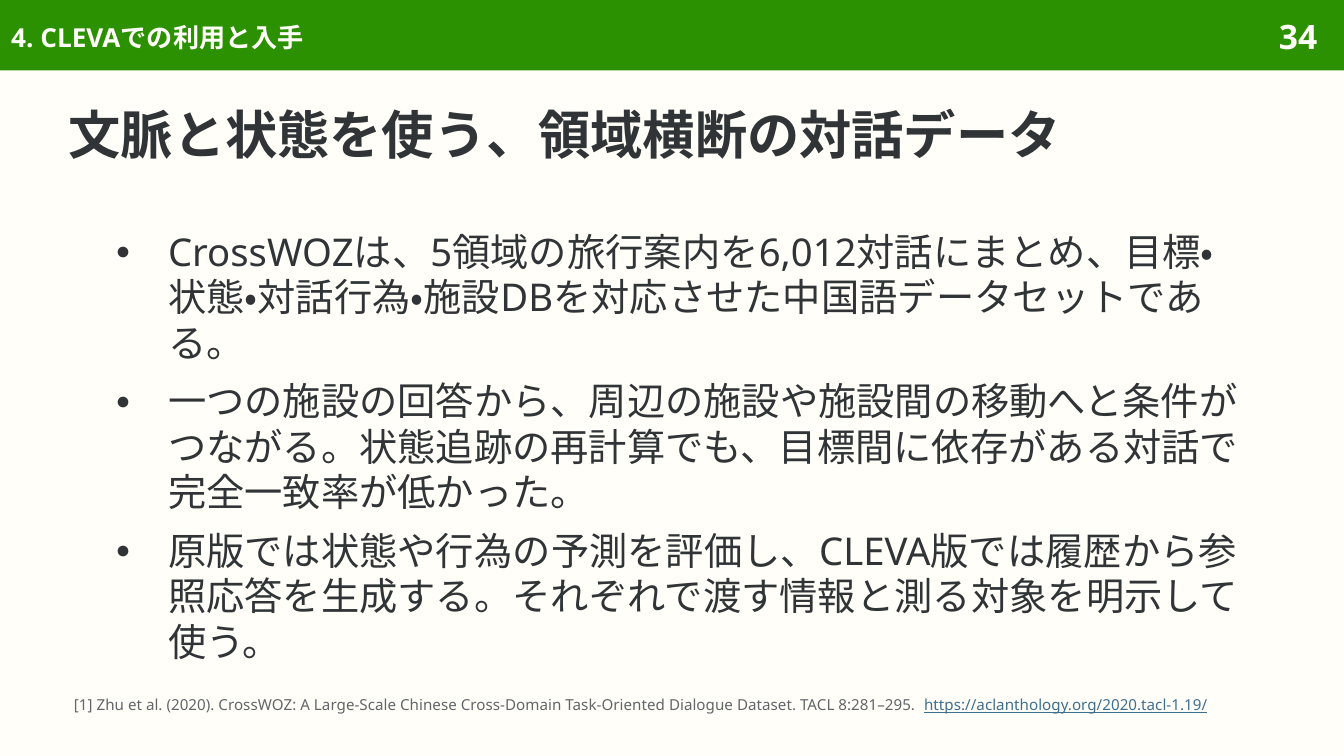
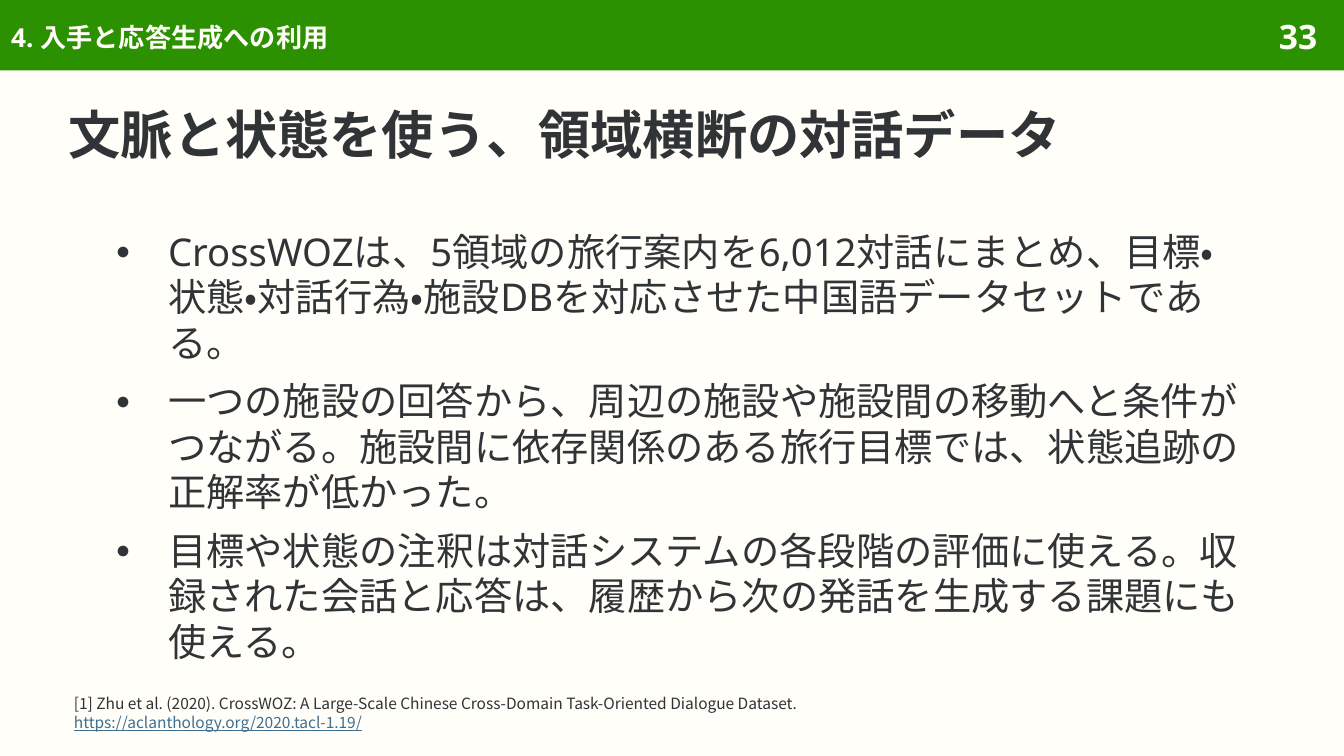
Before and after one commit to sasakiy84/datasets-in-10-minutes, a slide deck: slide 33 of slides/datasets-in-10-minutes-crosswoz.pptx (slide 34 before the commit). Drawn at 1344x756 pixels with LibreOffice and Linux fonts; fonts in the diff are those of the drawing. Boxes give left, top, right and bottom in pixels: in the first picture for what was removed or moved away, otherwise in the second. Text is boxed around its words. In the diff, an @@ line names an element or a change of style, - is before the commit and + after.

Commit message:
Revise CrossWOZ explanations around dialogue data and practical use

```diff
--- a/slides/datasets-in-10-minutes-crosswoz.pptx
+++ b/slides/datasets-in-10-minutes-crosswoz.pptx
@@ title at bbox=[11, 24, 328, 50]: text changed @@
-4. CLEVAでの利用と入手
+4. 入手と応答生成への利用
@@ page number at bbox=[1279, 24, 1317, 50]: text changed @@
-34
+33
@@ text at bbox=[168, 382, 1239, 660]: text changed @@
-● 一つの施設の回答から、周辺の施設や施設間の移動へと条件がつながる。状態追跡の再計算でも、目標間に依存がある対話で完全一致率が低かった。
-● 原版では状態や行為の予測を評価し、CLEVA版では履歴から参照応答を生成する。それぞれで渡す情報と測る対象を明示して使う。
+● 一つの施設の回答から、周辺の施設や施設間の移動へと条件がつながる。施設間に依存関係のある旅行目標では、状態追跡の正解率が低かった。
+● 目標や状態の注釈は対話システムの各段階の評価に使える。収録された会話と応答は、履歴から次の発話を生成する課題にも使える。
@@ text at bbox=[74, 696, 797, 732]: text changed; size 8.1 to 8.3 pt; font Noto Sans to Noto Sans CJK JP; text colour #626669 to #303437 @@
-[1] Zhu et al. (2020). CrossWOZ: A Large-Scale Chinese Cross-Domain Task-Oriented Dialogue Dataset. TACL 8:281–295. https://aclanthology.org/2020.tacl-1.19/
+[1] Zhu et al. (2020). CrossWOZ: A Large-Scale Chinese Cross-Domain Task-Oriented Dialogue Dataset.
+https://aclanthology.org/2020.tacl-1.19/
```
Also in this commit, not shown: 54 other slides changed, 3 slides removed, 35 other files.
